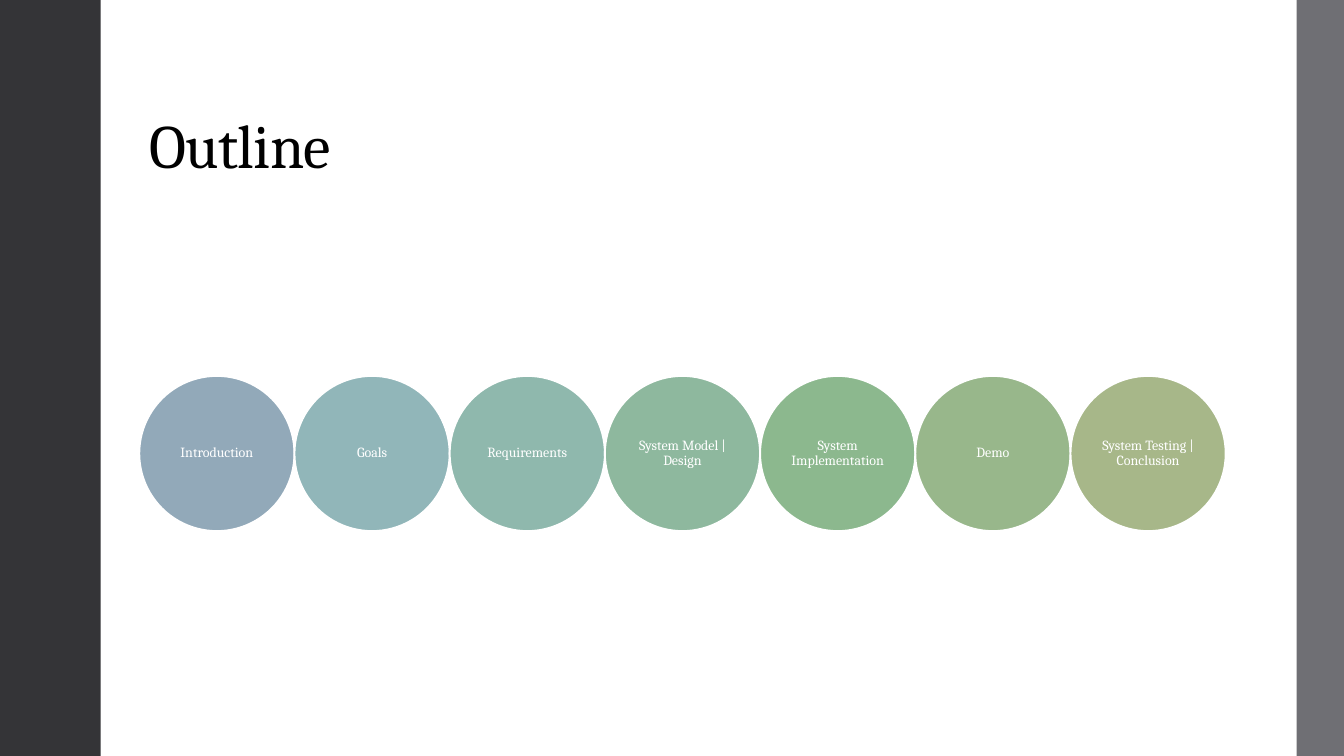
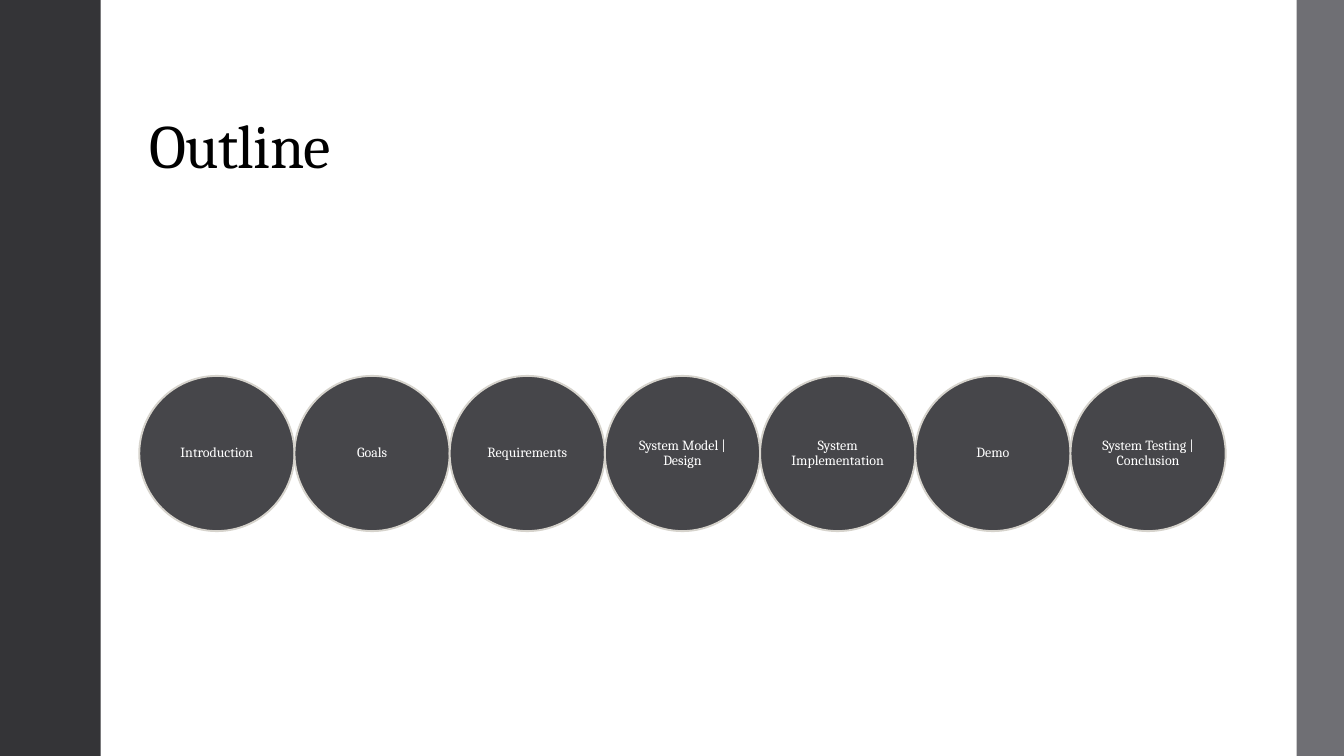
Before and after one commit to dakoval/Sudoku, a slide deck: slide 2 of Project Report/Final Project Report Presentation.pptx. Drawn at 1344x756 pixels with LibreOffice and Linux fonts; fonts in the diff are those of the drawing. Boxes give left, top, right and bottom in pixels: in the first picture for what was removed or moved away, otherwise in the second. Text is boxed around its words. In the diff, an @@ line names an element or a change of style, - is before the commit and + after.

```diff
--- a/Project Report/Final Project Report Presentation.pptx
+++ b/Project Report/Final Project Report Presentation.pptx
@@ ellipse at (x1=139, y1=376, x2=294, y2=531): fill #92A9B9 to #46464A; outline #FFFFFF 1.35 pt to #D6D3CC 1.35 pt @@
@@ ellipse at (x1=294, y1=376, x2=450, y2=531): fill #91B6B9 to #46464A; outline #FFFFFF 1.35 pt to #D6D3CC 1.35 pt @@
@@ ellipse at (x1=450, y1=376, x2=605, y2=531): fill #8FB8AD to #46464A; outline #FFFFFF 1.35 pt to #D6D3CC 1.35 pt @@
@@ ellipse at (x1=605, y1=376, x2=760, y2=531): fill #8EB89E to #46464A; outline #FFFFFF 1.35 pt to #D6D3CC 1.35 pt @@
@@ ellipse at (x1=760, y1=376, x2=915, y2=531): fill #8CB88E to #46464A; outline #FFFFFF 1.35 pt to #D6D3CC 1.35 pt @@
@@ ellipse at (x1=915, y1=376, x2=1071, y2=531): fill #98B78B to #46464A; outline #FFFFFF 1.35 pt to #D6D3CC 1.35 pt @@
@@ ellipse at (x1=1071, y1=376, x2=1226, y2=531): fill #A7B789 to #46464A; outline #FFFFFF 1.35 pt to #D6D3CC 1.35 pt @@
```
Also in this commit, not shown: 15 other slides changed, 5 slides added, 3 slides removed, 4 other files.
